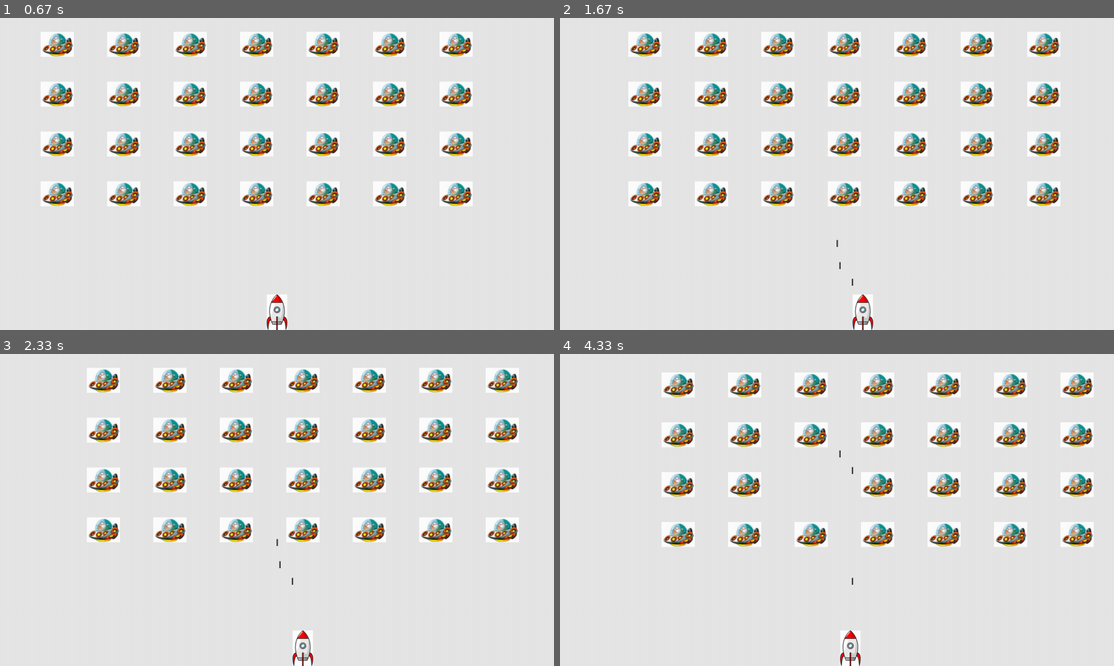
Above: before the commit, frames 1-4 (two rows, left to right).
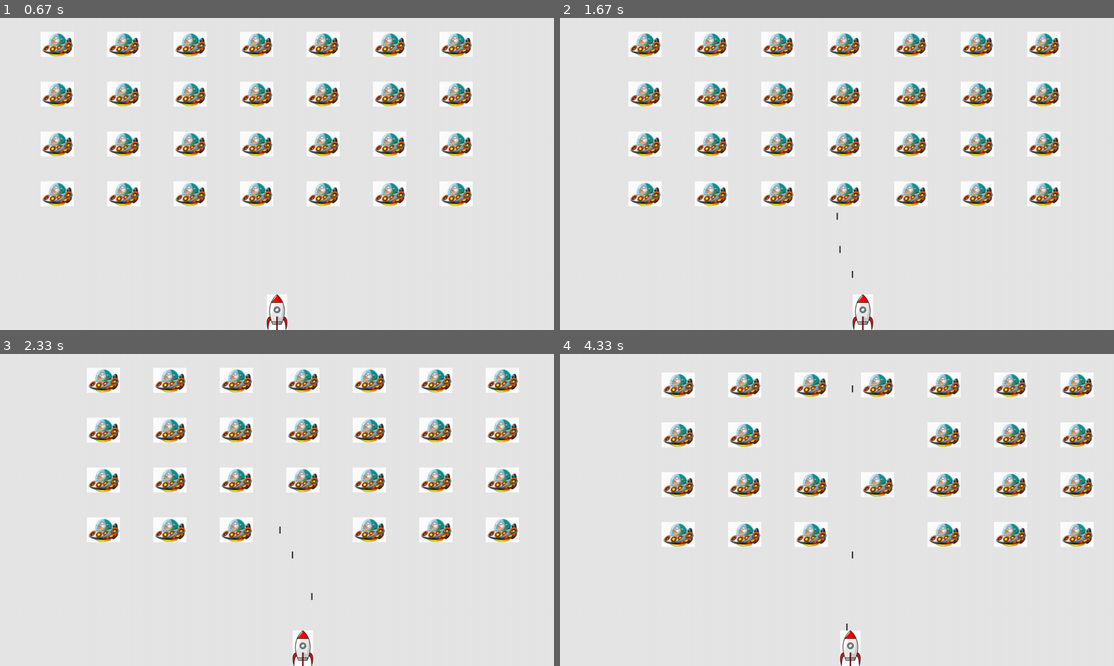
Above: after the commit, the same moments.

Repository: JustRomanVolkov/PyGameAlienInvasion
Game: pygame game, started from alien_invasion.py
Same seed, same stepped clock (60 frames per second), same inputs: the game is played once before the commit and once after it.
Inputs:
- Up to frame 1 (0.67 s): click "играть" at 0.38 s
- Up to frame 2 (1.67 s): tap Space at 0.67, 1.07, 1.37, 1.57 s; hold Right 1-1.47 s; hold Right from 1.5 s (still down)
- Up to frame 3 (2.33 s): tap Space at 1.87, 2.07 s; release Right at 1.97 s; hold Left from 2 s (still down)
- Up to frame 4 (4.33 s): tap Space at 2.37, 2.63, 2.93, 3.07, 3.37, 3.73, 4.03, 4.23 s; release Left at 2.53 s; hold Left 2.57-2.97 s; hold Right 3-3.63 s; hold Left 3.67-4.13 s; hold Right from 4.17 s (still down)

Frame 1 is identical in both runs. In frame 2, less than 0.1% of the frame differs, in the area x 49-53%, y 62-86%; in frame 3, 0.3%; in frame 4, 1.1%, in the area x 42-61%, y 10-89%.

Commit message:
нарастание скорости игры

Diff:
--- a/game_functions.py
+++ b/game_functions.py
@@ -39,6 +39,8 @@
     """
     button_clicked = play_button.rect.collidepoint(mouse_x, mouse_y)
     if button_clicked and not stats.game_active:
+        # сброс игровых настроек
+        ai_settings.initialize_dynamic_settings()
         # скрытие курсора
         pygame.mouse.set_visible(False)
         # сброс игровой статистики
@@ -96,8 +98,9 @@
     # при попадании удалить пулю и нло
     collisions = pygame.sprite.groupcollide(bullets, aliens, True, True)
     if len(aliens) == 0:
-        # уничтожает все пули и создает флот нло
+        # уничтожает все пули, увеличивает скорсть игры и создает флот нло
         bullets.empty()
+        ai_settings.increase_speed()
         create_fleet(ai_settings, screen, ship, aliens)
 
 
--- a/settings.py
+++ b/settings.py
@@ -8,16 +8,34 @@
         self.screen_height = 700
         self.bg_color = (230, 230, 230)
         # настройки корабля
-        self.ship_speed_factor = 1.5
         self.ship_limit = 3
         # параметры пули
-        self.bullet_speed_factor = 2
         self.bullet_width = 3
         self.bullet_height = 15
         self.bullet_color = 60, 60, 60
         self.bullet_allowed = 3
         # настройки нло
+        self.fleet_drop_speed = 10
+        # темп ускорения игры
+        self.speed_up_scale = 1.1
+
+        self.initialize_dynamic_settings()
+
+    def initialize_dynamic_settings(self):
+        """
+        инициализирует настройки меняющиеся в ходе игры
+        """
+        self.ship_speed_factor = 1.5
+        self.bullet_speed_factor = 3
         self.alien_speed_factor = 1
-        self.fleet_drop_speed = 10
+
         # fleet_direction = 1 <<< вправо, -1 <<< влево
         self.fleet_direction = 1
+
+    def increase_speed(self):
+        """
+        увеличивает настройки скорости
+        """
+        self.ship_speed_factor *= self.speed_up_scale
+        self.bullet_speed_factor *= self.speed_up_scale
+        self.alien_speed_factor *= self.speed_up_scale
